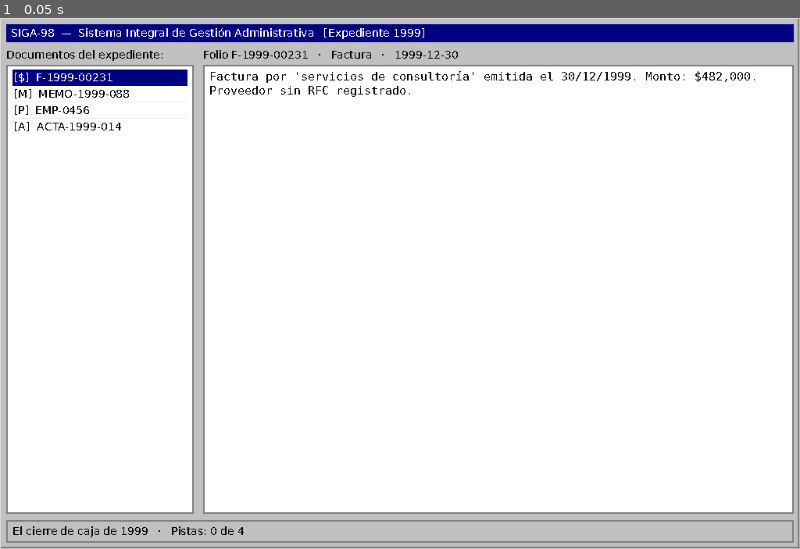
Above: before the commit, frame 1.
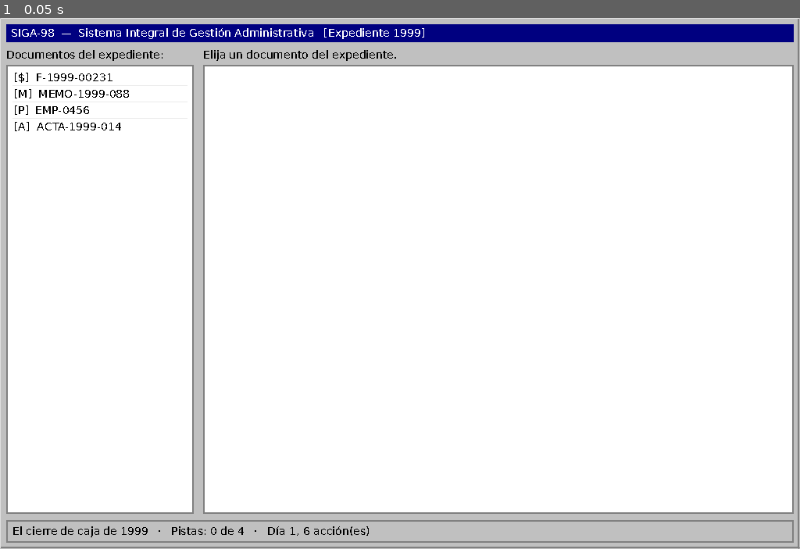
Above: after the commit, the same moment.

Repository: eGurucharri/expediente-legado
Game: Godot game, scene res://escenas/visor.tscn
The game is run twice, just before and just after one commit, with the same random seed, the same clock (stepped at 60 frames per second) and the same inputs.
Inputs:
- Up to frame 1 (0.05 s): no input

The runs differ from the first frame. In frame 1, 1.6% of the frame differs, in the area x 1-95%, y 6-98%.

Commit message:
feat: el día aprieta — acciones por jornada y el gato que sobrevive (#61)
Sin tope de acciones la capa del día era decoración: lo óptimo era no salir
nunca de la oficina y cerrar los ocho expedientes el primer día. Ahora abrir
un documento nuevo gasta una acción y releer es gratis, así que lo que se
decide es QUÉ mirar, no cuánto.

El gato deja de ser estado de la vuelta y pasa a la memoria de por vida: es
tuyo, no del trabajo. Si se fue, no vuelve.

Cerrado de paso un agujero: el visor abría el primer documento solo y sin
gastar acción, así que cerrar y reabrir el juego daba lecturas gratis.

204 pasadas, 0 fallos.

Co-Authored-By: Claude Opus 5 <noreply@anthropic.com>

Diff:
--- a/expediente-legado/godot/guion/jornada.gd
+++ b/expediente-legado/godot/guion/jornada.gd
@@ -27,6 +27,14 @@
 ## Lo que cuesta vivir un día, se haga lo que se haga.
 const COSTE_DIARIO := 25
 
+## Cuántas cosas se pueden hacer en un día: abrir un documento, acusar, atender
+## la Ventanilla. Es lo que obliga a fichar la salida — sin un tope, lo óptimo
+## sería no salir nunca de la oficina y el resto del día no existiría.
+##
+## Lo que se decide con esto no es leer deprisa sino QUÉ leer: un expediente
+## tiene más documentos de los que caben en una jornada.
+const ACCIONES_POR_DIA := 6
+
 ## Días seguidos sin comer que aguanta el gato antes de irse. No se muere ni
 ## deja cadáver: un día no está. En este sistema las cosas no terminan, se
 ## traspapelan.
@@ -39,11 +47,30 @@
 		"fase": "archivo",
 		"dinero": 120,
 		"cerrados_hoy": 0,
+		"acciones": ACCIONES_POR_DIA,
+		# El gato NO es estado de la vuelta: sobrevive a que te reasignen,
+		# porque es tuyo y no del trabajo. Acaba siendo lo único cálido del
+		# registro permanente, al lado de las cartas que recuerdas.
 		"gato": {"presente": true, "dias_sin_comer": 0},
 		# Lo leído hoy: es lo que alimenta el sueño de esta noche. Se vacía al
 		# despertar, porque un sueño es de su día.
 		"leido_hoy": [],
 	}
+
+
+## Gasta una acción del día. Devuelve si se pudo: agotadas, en el archivo no se
+## puede hacer nada más y hay que fichar.
+static func gastar_accion(jornada: Dictionary) -> bool:
+	if jornada["fase"] != "archivo" or jornada["acciones"] <= 0:
+		return false
+	jornada["acciones"] -= 1
+	return true
+
+
+## Si ya no queda nada que hacer hoy. Quien pinte la oficina lo usa para decir
+## que la jornada se acabó, en vez de dejar al jugador probando botones muertos.
+static func jornada_agotada(jornada: Dictionary) -> bool:
+	return jornada["acciones"] <= 0
 
 
 ## Ficha la salida: cobra y pasa al trayecto.
@@ -117,6 +144,7 @@
 	jornada["dia"] += 1
 	jornada["fase"] = "archivo"
 	jornada["cerrados_hoy"] = 0
+	jornada["acciones"] = ACCIONES_POR_DIA
 	jornada["leido_hoy"] = []
 	return jornada["dia"]
 
@@ -136,3 +164,18 @@
 	if i < 0:
 		return FASES[0]
 	return FASES[(i + 1) % FASES.size()]
+
+
+## Te reasignan: empieza otra vida laboral.
+##
+## Se va el día, el dinero y lo leído — otra persona en el mismo puesto. **El
+## gato se queda**, tal y como lo dejaste: si lo cuidaste sigue ahí, y si se fue
+## no vuelve. Es la única continuidad que no pasa por el archivo, y por eso es
+## la que más dice de cómo llevaste la vuelta anterior.
+static func reiniciar_vuelta(jornada: Dictionary) -> Dictionary:
+	var gato: Dictionary = jornada["gato"]
+	var nueva_vida := nueva()
+	nueva_vida["gato"] = gato
+	for clave in nueva_vida:
+		jornada[clave] = nueva_vida[clave]
+	return jornada
--- a/expediente-legado/godot/guion/visor_expediente.gd
+++ b/expediente-legado/godot/guion/visor_expediente.gd
@@ -24,6 +24,10 @@
 ## haber jugado nunca.
 var _aviso_partida := ""
 
+## La jornada en curso: abrir un documento por primera vez hoy gasta una de las
+## acciones del día.
+var jornada: Dictionary = {}
+
 var _lista: ItemList
 var _documento: RichTextLabel
 var _cabecera: Label
@@ -37,12 +41,18 @@
 
 	var carga := partida.cargar()
 	descubiertas = partida.estado["pistas_descubiertas"]
+	jornada = partida.estado.get("jornada", Jornada.nueva())
+	partida.estado["jornada"] = jornada
 	if carga["resultado"] == "apartada":
 		_aviso_partida = "PARTIDA ANTERIOR ILEGIBLE (%s), APARTADA EN %s" % [
 			carga["motivo"], carga["copia"]]
 	caso = contenido.casos[0]
 	_construir()
-	_mostrar_registro(caso["registros"][0])
+	# No se abre nada solo: abrir cuesta una acción, y un documento servido de
+	# regalo al arrancar se podría cobrar cerrando y reabriendo el juego.
+	_documento.text = ""
+	_cabecera.text = "Elija un documento del expediente."
+	_refrescar_estado()
 
 
 func _draw() -> void:
@@ -118,7 +128,6 @@
 	for registro in caso["registros"]:
 		_lista.add_item("%s  %s" % [_icono(registro["tipo"]), registro["folio"]])
 	_lista.item_selected.connect(_al_elegir_documento)
-	_lista.select(0)
 	columna.add_child(_lista)
 	return columna
 
@@ -159,7 +168,22 @@
 
 
 func _al_elegir_documento(indice: int) -> void:
-	_mostrar_registro(caso["registros"][indice])
+	var registro: Dictionary = caso["registros"][indice]
+
+	# Releer es GRATIS. Cobrar por volver a un documento castigaría justo lo que
+	# el juego pide hacer; lo que cuesta es abrir uno nuevo, así que la decisión
+	# del día es QUÉ mirar y no cuánto.
+	var ya_visto: bool = jornada["leido_hoy"].has(registro["folio"])
+	if not ya_visto:
+		if not Jornada.gastar_accion(jornada):
+			_aviso_partida = "SE ACABÓ LA JORNADA. Fiche la salida."
+			_refrescar_estado()
+			return
+		Jornada.anotar_lectura(jornada, registro["folio"])
+		partida.guardar()
+
+	_aviso_partida = ""
+	_mostrar_registro(registro)
 
 
 func _mostrar_registro(registro: Dictionary) -> void:
@@ -198,8 +222,9 @@
 		_estado.text = _aviso_partida
 		return
 	var resumen: Dictionary = Progreso.de_casos([caso], descubiertas)[0]
-	_estado.text = "%s   ·   Pistas: %d de %d%s" % [
+	_estado.text = "%s   ·   Pistas: %d de %d   ·   Día %d, %d acción(es)%s" % [
 		caso["titulo"], resumen["encontradas"], resumen["total"],
+		jornada.get("dia", 1), jornada.get("acciones", 0),
 		"   ·   EXPEDIENTE RESUELTO" if resumen["resuelto"] else ""]
 
 
--- a/expediente-legado/godot/pruebas/capturar.gd
+++ b/expediente-legado/godot/pruebas/capturar.gd
@@ -65,8 +65,11 @@
 				escena.caso, escena.caso["registros"][indice]["id"]):
 			if pista.get("fraseGatillo") != null:
 				escena._al_pulsar_marca("pista:%s" % pista["id"])
+	# Por el selector, no llamando al pintor: abrir un documento gasta una
+	# acción de la jornada, y saltárselo enseñaría un estado que no se alcanza
+	# jugando. Es el mismo atajo que ya falseó una captura antes.
 	escena._lista.select(indice)
-	escena._mostrar_registro(escena.caso["registros"][indice])
+	escena._al_elegir_documento(indice)
 
 	# Dos fotogramas: uno para que los contenedores repartan el espacio y otro
 	# para que se dibuje con el reparto ya hecho.
--- a/expediente-legado/godot/pruebas/pruebas.gd
+++ b/expediente-legado/godot/pruebas/pruebas.gd
@@ -26,6 +26,7 @@
 	_jornada()
 	_procedencia()
 	_espacios()
+	_acciones_y_vuelta()
 
 	print("\n%d pasadas, %d fallos" % [pasadas, fallos])
 	quit(1 if fallos > 0 else 0)
@@ -942,3 +943,54 @@
 		if absf(entrada.x) >= medidas.x / 2.0 or absf(entrada.z) >= medidas.y / 2.0:
 			mal_situadas.append(fase)
 	comprobar("se entra dentro de la sala", mal_situadas, [])
+
+
+# --- Las acciones del día y lo que sobrevive a un despido --------------------
+
+func _acciones_y_vuelta() -> void:
+	var dia := Jornada.nueva()
+	comprobar("el día empieza con sus acciones",
+		dia["acciones"], Jornada.ACCIONES_POR_DIA)
+	comprobar("y no está agotado", Jornada.jornada_agotada(dia), false)
+
+	for i in Jornada.ACCIONES_POR_DIA:
+		comprobar("queda acción %d" % (i + 1), Jornada.gastar_accion(dia), true)
+	comprobar("agotadas, no se puede hacer nada más",
+		Jornada.gastar_accion(dia), false)
+	comprobar("y la jornada se declara agotada", Jornada.jornada_agotada(dia), true)
+
+	# Fuera del archivo no se gastan acciones: andar a casa no es trabajar.
+	var fuera := Jornada.nueva()
+	fuera["fase"] = "trayecto"
+	comprobar("fuera del archivo no se gastan acciones",
+		Jornada.gastar_accion(fuera), false)
+	comprobar("y no se descuenta nada", fuera["acciones"], Jornada.ACCIONES_POR_DIA)
+
+	# El día siguiente devuelve las acciones.
+	dia["fase"] = "sueño"
+	Jornada.despertar(dia)
+	comprobar("el día nuevo trae acciones otra vez",
+		dia["acciones"], Jornada.ACCIONES_POR_DIA)
+
+	# --- El despido ---
+	var vida := Jornada.nueva()
+	vida["dia"] = 12
+	vida["dinero"] = 900
+	vida["cerrados_hoy"] = 2
+	vida["leido_hoy"] = ["MEMO-1999-088"]
+	vida["gato"]["dias_sin_comer"] = 2
+	Jornada.reiniciar_vuelta(vida)
+
+	comprobar("tras el despido se empieza otra vida laboral",
+		[vida["dia"], vida["cerrados_hoy"], vida["leido_hoy"]], [1, 0, []])
+	comprobar("con el dinero de partida", vida["dinero"], Jornada.nueva()["dinero"])
+	comprobar("pero el gato se queda como estaba",
+		[vida["gato"]["presente"], vida["gato"]["dias_sin_comer"]], [true, 2])
+
+	# Y si se había ido, no vuelve: es la única cosa que no da segundas
+	# oportunidades, precisamente porque no es del trabajo.
+	var sin_gato := Jornada.nueva()
+	sin_gato["gato"]["presente"] = false
+	Jornada.reiniciar_vuelta(sin_gato)
+	comprobar("un gato que se fue no vuelve con la vuelta nueva",
+		sin_gato["gato"]["presente"], false)
Not shown, changed: expediente-legado/godot/LEEME.md
